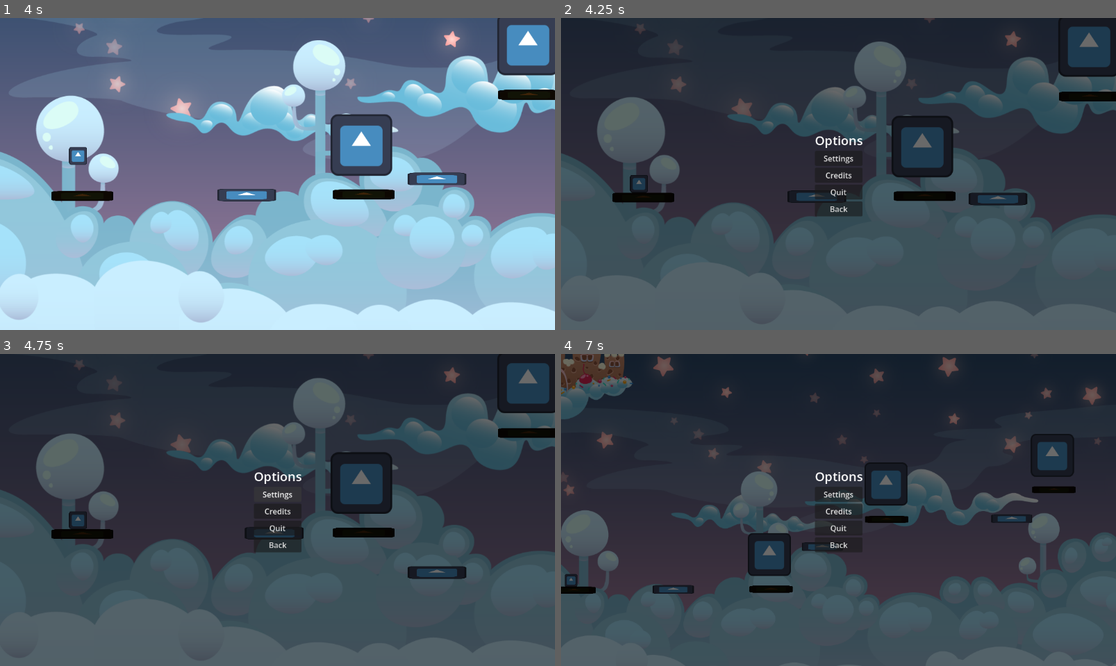
Above: before the commit, frames 1-4 (two rows, left to right).
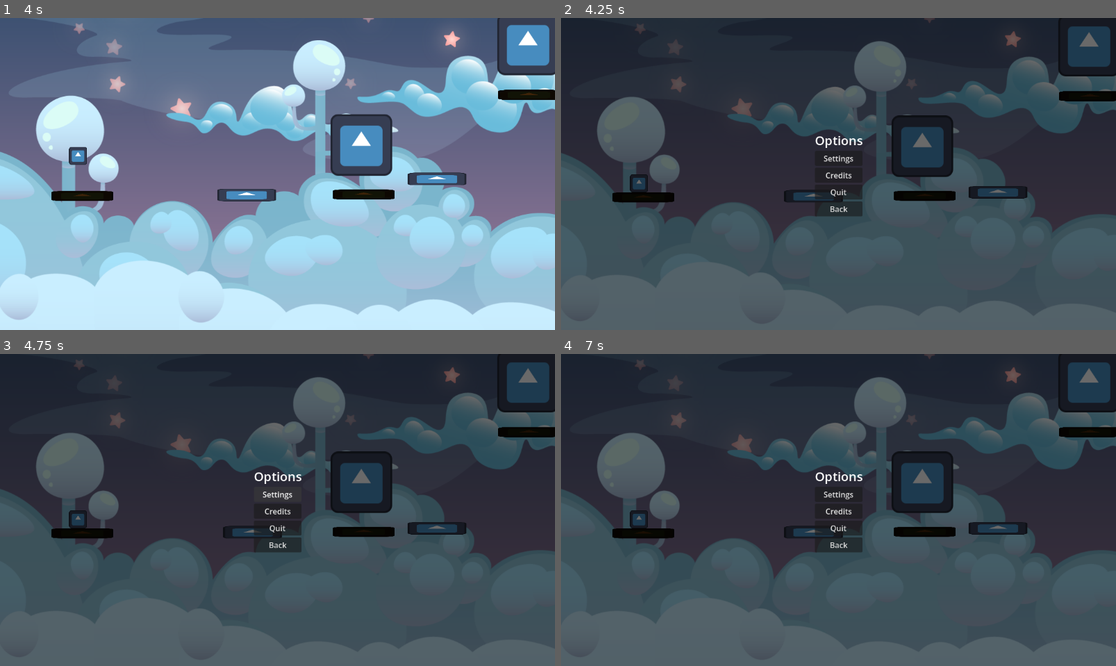
Above: after the commit, the same moments.

Repository: danigeri/Brackeys-Game-Jam
Game: Godot game, scene res://scenes/GameLoop/game_loop.tscn
Two runs of this game, one before a commit and one after it. Both use one fixed random seed, a clock stepped at 60 frames per second and the inputs below. The engine's default icon, where the game draws it, is replaced by a stand-in: a white triangle on a blue panel in a dark square.
Inputs (mouse positions are in pixels of both pictures, inside the frame that each line leads up to):
- Up to frame 1 (4 s): move the mouse to (227, 205) at 0.52 s; hold Right (right) 0.53-2.03 s; tap Up (up) at 0.6, 0.77, 1.07, 1.52, 1.55, 1.82, 2.3, 3.02, 3.05, 3.32, 3.6, 3.77 s; click (227, 205) at 0.67 s; move the mouse to (438, 198) at 1.27 s; click (438, 198) at 1.35 s; move the mouse to (333, 105) at 2.02 s; hold Left (left) 2.03-2.78 s; tap G (ghost_run) at 2.1 s; tap Enter at 2.75 s; move the mouse to (449, 183) at 2.77 s; hold Right (right) from 2.78 s (still down); tap P (player_run) at 2.85 s; click (449, 183) at 2.92 s; move the mouse to (444, 220) at 3.52 s
- Up to frame 2 (4.25 s): keep holding Right (right); tap Up (up) at 4.07 s; tap Escape (ui_cancel) at 4.15 s
- Up to frame 3 (4.75 s): release Right (right) at 4.25 s; click "Settings" at 4.25 s
- Up to frame 4 (7 s): click "Back" at 5 s; move the mouse to (672, 463) at 5.77 s; hold Left (left) 5.78-6.53 s; click (672, 463) at 5.85 s; tap Up (up) at 6.02, 6.05, 6.32, 6.8 s; move the mouse to (866, 510) at 6.52 s; hold Right (right) from 6.53 s (still down); tap G (ghost_run) at 6.6 s; click (866, 510) at 6.67 s

Frame 1 is identical in both runs. In frame 2, 0.6% of the frame differs, in the area x 9-100%, y 6-61%; in frame 3, 1.5%; in frame 4, 33%, in the area x 0-100%, y 0-95%.

Commit message:
player path rajzolva ghostban rehearsal modeban

Diff:
--- a/Globals/game_events.gd
+++ b/Globals/game_events.gd
@@ -2,9 +2,10 @@
 
 signal menu_back_pressed
 signal ghost_mode_on(value: bool)
+signal easy_mode_on(value: bool)
 
 var ghost_mode: bool = false
-
+var easy_mode: bool = false
 
 func show_cursor() -> void:
 	Input.set_mouse_mode(Input.MOUSE_MODE_VISIBLE)
@@ -21,3 +22,7 @@
 func set_ghost_mode(is_on: bool) -> void:
 	ghost_mode = is_on
 	ghost_mode_on.emit(is_on)
+
+func set_easy_mode_on(is_on: bool) -> void:
+	easy_mode = is_on
+	easy_mode_on.emit(is_on)
--- /dev/null
+++ b/Globals/globals.gd
@@ -0,0 +1 @@
+extends Node
--- a/UI/Menus/SettingsMenu/settings_menu.gd
+++ b/UI/Menus/SettingsMenu/settings_menu.gd
@@ -23,3 +23,6 @@
 func _on_back_button_pressed() -> void:
 	await SoundManager.play_click_sound().finished
 	GameEvents.menu_back_pressed.emit()
+
+func _on_easy_mode_checkbox_toggled(toggled_on: bool) -> void:
+	GameEvents.set_easy_mode_on(toggled_on)
--- a/UI/Menus/SettingsMenu/settings_menu.tscn
+++ b/UI/Menus/SettingsMenu/settings_menu.tscn
@@ -1,8 +1,8 @@
-[gd_scene load_steps=2 format=3 uid="uid://c55vl17w7kkn0"]
+[gd_scene format=3 uid="uid://c55vl17w7kkn0"]
 
 [ext_resource type="Script" uid="uid://dsvskgp7o2k5d" path="res://UI/Menus/SettingsMenu/settings_menu.gd" id="1_f2bdn"]
 
-[node name="SettingsMenu" type="Control"]
+[node name="SettingsMenu" type="Control" unique_id=530709205]
 layout_mode = 3
 anchors_preset = 15
 anchor_right = 1.0
@@ -11,7 +11,7 @@
 grow_vertical = 2
 script = ExtResource("1_f2bdn")
 
-[node name="PanelContainer" type="PanelContainer" parent="."]
+[node name="PanelContainer" type="PanelContainer" parent="." unique_id=1907388917]
 layout_mode = 1
 anchors_preset = 8
 anchor_left = 0.5
@@ -25,58 +25,63 @@
 grow_horizontal = 2
 grow_vertical = 2
 
-[node name="MarginContainer" type="MarginContainer" parent="PanelContainer"]
+[node name="MarginContainer" type="MarginContainer" parent="PanelContainer" unique_id=1933785907]
 layout_mode = 2
 theme_override_constants/margin_left = 20
 theme_override_constants/margin_top = 20
 theme_override_constants/margin_right = 20
 theme_override_constants/margin_bottom = 20
 
-[node name="VBoxContainer" type="VBoxContainer" parent="PanelContainer/MarginContainer"]
+[node name="VBoxContainer" type="VBoxContainer" parent="PanelContainer/MarginContainer" unique_id=33652758]
 layout_mode = 2
 
-[node name="VolumeSettingsLabel" type="Label" parent="PanelContainer/MarginContainer/VBoxContainer"]
+[node name="VolumeSettingsLabel" type="Label" parent="PanelContainer/MarginContainer/VBoxContainer" unique_id=1998173062]
 layout_mode = 2
 theme_override_font_sizes/font_size = 20
-text = "Volume Settings"
+text = "Settings"
 
-[node name="MasterVolumeLabel" type="Label" parent="PanelContainer/MarginContainer/VBoxContainer"]
+[node name="EasyModeCheckbox" type="CheckButton" parent="PanelContainer/MarginContainer/VBoxContainer" unique_id=867785909]
+layout_mode = 2
+text = "Rehearsal Mode"
+
+[node name="MasterVolumeLabel" type="Label" parent="PanelContainer/MarginContainer/VBoxContainer" unique_id=301087530]
 layout_mode = 2
 text = "Master"
 horizontal_alignment = 1
 
-[node name="MasterSlider" type="HSlider" parent="PanelContainer/MarginContainer/VBoxContainer"]
+[node name="MasterSlider" type="HSlider" parent="PanelContainer/MarginContainer/VBoxContainer" unique_id=72728592]
 layout_mode = 2
 max_value = 1.0
 step = 0.05
 value = 0.5
 
-[node name="MusicVolumeLabel" type="Label" parent="PanelContainer/MarginContainer/VBoxContainer"]
+[node name="MusicVolumeLabel" type="Label" parent="PanelContainer/MarginContainer/VBoxContainer" unique_id=1738897539]
 layout_mode = 2
 text = "Music"
 horizontal_alignment = 1
 
-[node name="MusicSlider" type="HSlider" parent="PanelContainer/MarginContainer/VBoxContainer"]
+[node name="MusicSlider" type="HSlider" parent="PanelContainer/MarginContainer/VBoxContainer" unique_id=1883398845]
 layout_mode = 2
 max_value = 1.0
 step = 0.05
 value = 0.5
 
-[node name="SFXVolumeSlider" type="Label" parent="PanelContainer/MarginContainer/VBoxContainer"]
+[node name="SFXVolumeSlider" type="Label" parent="PanelContainer/MarginContainer/VBoxContainer" unique_id=248790636]
 layout_mode = 2
 text = "Sound effects"
 horizontal_alignment = 1
 
-[node name="SFXSlider" type="HSlider" parent="PanelContainer/MarginContainer/VBoxContainer"]
+[node name="SFXSlider" type="HSlider" parent="PanelContainer/MarginContainer/VBoxContainer" unique_id=887628667]
 layout_mode = 2
 max_value = 1.0
 step = 0.05
 value = 0.5
 
-[node name="BackButton" type="Button" parent="PanelContainer/MarginContainer/VBoxContainer"]
+[node name="BackButton" type="Button" parent="PanelContainer/MarginContainer/VBoxContainer" unique_id=1216612824]
 layout_mode = 2
 text = "Back"
 
+[connection signal="toggled" from="PanelContainer/MarginContainer/VBoxContainer/EasyModeCheckbox" to="." method="_on_easy_mode_checkbox_toggled"]
 [connection signal="value_changed" from="PanelContainer/MarginContainer/VBoxContainer/MasterSlider" to="." method="_on_master_slider_value_changed"]
 [connection signal="value_changed" from="PanelContainer/MarginContainer/VBoxContainer/MusicSlider" to="." method="_on_music_slider_value_changed"]
 [connection signal="value_changed" from="PanelContainer/MarginContainer/VBoxContainer/SFXSlider" to="." method="_on_sfx_slider_value_changed"]
--- a/UI/ui.gd
+++ b/UI/ui.gd
@@ -7,6 +7,7 @@
 
 
 func _ready() -> void:
+	process_mode = Node.PROCESS_MODE_ALWAYS
 	GameEvents.menu_back_pressed.connect(go_back)
 
 
@@ -19,6 +20,7 @@
 
 
 func open_menu(menu) -> void:
+	get_tree().paused = true
 	if not menu_stack.is_empty():
 		menu_stack.back().hide()
 	else:
--- a/project.godot
+++ b/project.godot
@@ -28,6 +28,7 @@
 MusicPlayer="*res://Globals/MusicPlayer/music_player.tscn"
 SoundManager="*res://Globals/SoundManager/sound_manager.tscn"
 GameEvents="*res://Globals/game_events.gd"
+Globals="*uid://bo7e5gmeshfwc"
 
 [display]
 
--- a/scenes/GameLoop/game_loop.gd
+++ b/scenes/GameLoop/game_loop.gd
@@ -1,11 +1,11 @@
 extends Node2D
 
 #player trail
-const RECORD_INTERVAL := 0.3  # 1 second
+const RECORD_INTERVAL := 0.05  # 1 second
+const PATH_DOT_SCENE = preload("uid://co43cv8qwqnmv")
 
 var positions = []
 var record_timer: float = 0.0
-var ghost_mode = false
 
 #custom cursor
 var pressed_cursor: Texture2D
@@ -21,8 +21,9 @@
 @onready var ghost_camera: Camera2D = $GhostCamera
 
 @onready var player: CharacterBody2D = $Player
-@onready var line_2d: Line2D = $Line2D
-
+#use this if line will be Line2d not Sprites
+#@onready var line_2d: Line2D = $Line2D
+@onready var path_dot_container: Node2D = $PathDotContainer
 
 func _ready() -> void:
 	#custom cursor
@@ -33,6 +34,7 @@
 
 	#signals
 	GameEvents.ghost_mode_on.connect(handle_ghost_mode)
+	GameEvents.easy_mode_on.connect(handle_easy_mode)
 
 	#stars
 	count_stars_palced_on_map()
@@ -48,21 +50,19 @@
 			Input.set_custom_mouse_cursor(default_custom_cursor)
 
 
-#kell majd a linehoz
-#func _process(delta: float) -> void:
-#	record_timer += delta
-#	if record_timer >= RECORD_INTERVAL:
-#		record_timer -= RECORD_INTERVAL
-#	if !ghost_mode:
-#		positions.append(player.global_position)
+func _process(delta: float) -> void:
+	if !GameEvents.ghost_mode:
+		record_timer += delta
+		if record_timer >= RECORD_INTERVAL:
+			record_timer -= RECORD_INTERVAL
+			positions.append(player.global_position)
 
 
 func handle_ghost_mode(is_ghost_mode) -> void:
-	#print("fhost mode signal: ", is_ghost_mode)
-	#ghost_mode = is_ghost_mode
 	use_ghost_camera(is_ghost_mode)
 	show_hide_cursor(is_ghost_mode)
 	reset_stars()
+	handle_player_path(is_ghost_mode)
 
 
 func reset_stars() -> void:
@@ -70,24 +70,39 @@
 	optional_collected = 0
 	for star in get_tree().get_nodes_in_group("stars"):
 		star.reset_star()
-		#print("star reset: ", star)
 
 
 func use_ghost_camera(is_ghost_mode) -> void:
 	if is_ghost_mode:
-		#add_position()
 		ghost_camera.make_current()
-	#else:
-	#	line_2d.clear_points()
 
 
+func handle_player_path(is_ghost_mode) -> void:
+	if GameEvents.easy_mode:
+			clear_line_positions()
+			if !is_ghost_mode:
+				positions = []
+			else:
+				draw_player_path()
+
 func clear_line_positions() -> void:
-	line_2d.clear_points()
+	for child in path_dot_container.get_children():
+		child.queue_free()
+	#use this if line will be Line2d not Sprites
+	#line_2d.clear_points()
 
+func draw_player_path() -> void:
+	clear_line_positions()
+	for pos in positions:
+		var dot := PATH_DOT_SCENE.instantiate()
+		dot.position = pos
+		path_dot_container.add_child(dot)
 
-func add_position() -> void:
-	for pos in positions:
-		line_2d.add_point(pos)
+#use this if line will be Line2d not Sprites
+#func draw_player_path() -> void:
+	#print(positions)
+	#for pos in positions:
+		#line_2d.add_point(pos)
 
 
 func show_hide_cursor(is_ghost_mode):
@@ -124,6 +139,13 @@
 #az utoljara felszedett star, csak az osszes tobbi
 #ha van valami jobb megoldas akkor javitsuk
 
+#valszeg úgyse a ghost mode-ot fogja triggerelni hanem a függöny scene-t szal ez valszeg megoldódik magától
 
 func _trigger_ghost_mode():
 	GameEvents.set_ghost_mode(true)
+
+func handle_easy_mode(is_on) -> void:
+	if !is_on:
+		clear_line_positions()
+	elif GameEvents.ghost_mode:
+		draw_player_path()
--- a/scenes/GameLoop/game_loop.tscn
+++ b/scenes/GameLoop/game_loop.tscn
@@ -50,11 +50,14 @@
 drag_vertical_enabled = true
 
 [node name="Line2D" type="Line2D" parent="." unique_id=891402718]
+closed = true
 width = 12.0
 default_color = Color(0.008202022, 0.008202025, 0.008202025, 1)
 texture = ExtResource("8_5ts88")
 texture_mode = 1
 joint_mode = 2
 
+[node name="PathDotContainer" type="Node2D" parent="." unique_id=1688872794]
+
 [connection signal="credits_menu_requested" from="UI/PauseMenu" to="UI" method="_on_pause_menu_credits_menu_requested"]
 [connection signal="settings_menu_requested" from="UI/PauseMenu" to="UI" method="_on_pause_menu_settings_menu_requested"]
--- /dev/null
+++ b/scenes/PathDot/PathDot.tscn
@@ -0,0 +1,16 @@
+[gd_scene format=3 uid="uid://co43cv8qwqnmv"]
+
+[sub_resource type="Gradient" id="Gradient_8eaxm"]
+offsets = PackedFloat32Array(0.33858266, 0.44094488)
+colors = PackedColorArray(0.7326017, 0.52378356, 0.13172385, 1, 1, 1, 1, 0)
+
+[sub_resource type="GradientTexture2D" id="GradientTexture2D_vk18v"]
+gradient = SubResource("Gradient_8eaxm")
+fill = 1
+fill_from = Vector2(0.5, 0.50427353)
+
+[node name="PathDot" type="Node2D" unique_id=1669267050]
+
+[node name="Sprite2D" type="Sprite2D" parent="." unique_id=923592391]
+scale = Vector2(0.1, 0.1)
+texture = SubResource("GradientTexture2D_vk18v")
Not shown, added: Globals/globals.gd.uid
